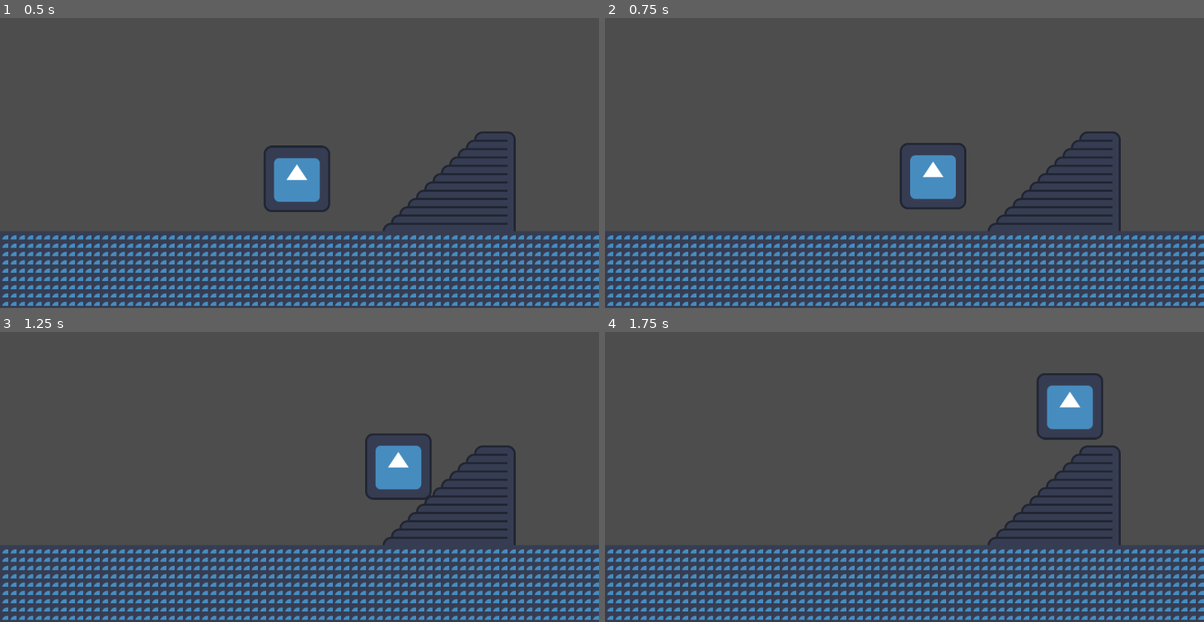
Above: before the commit, frames 1-4 (two rows, left to right).
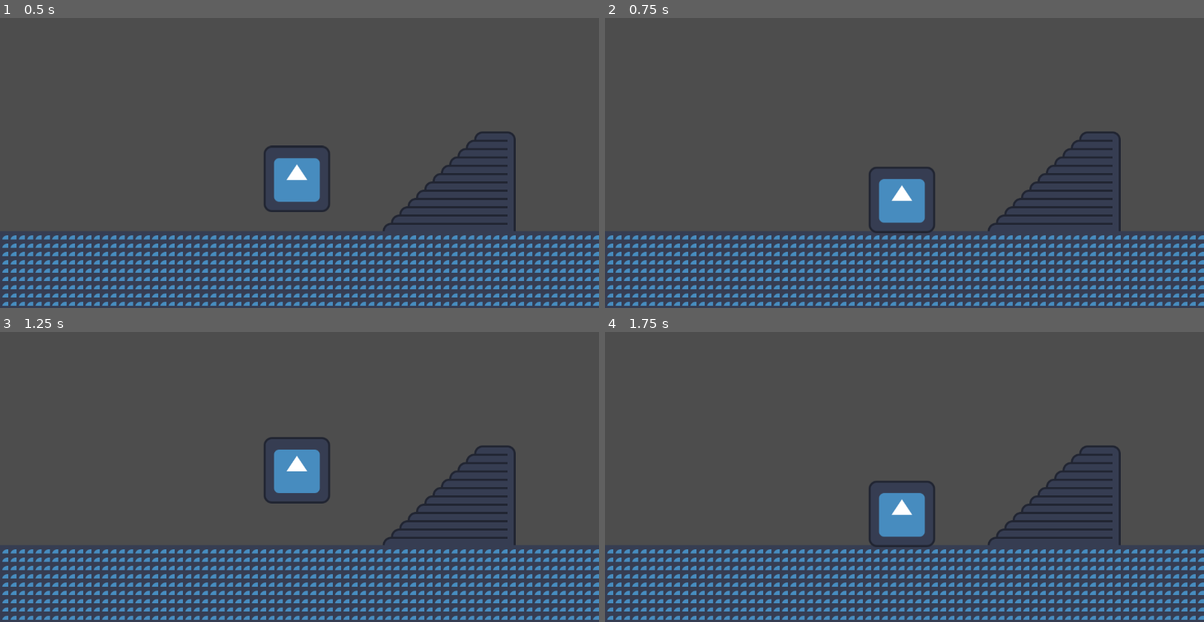
Above: after the commit, the same moments.

Repository: anilbeter/godot-tutos
Game: Godot game, scene res://scenes/intro.tscn
The game is run twice, just before and just after one commit, with the same random seed, the same clock (stepped at 60 frames per second) and the same inputs. The engine's default icon, where the game draws it, is replaced by a stand-in: a white triangle on a blue panel in a dark square.
Inputs:
- Up to frame 1 (0.5 s): no input
- Up to frame 2 (0.75 s): tap Enter (ui_accept) at 0.5, 0.6 s; hold Right (ui_right) from 0.53 s (still down)
- Up to frame 3 (1.25 s): keep holding Right (ui_right); tap Space (jump, bound only after the commit) at 0.77, 0.8, 1.07 s
- Up to frame 4 (1.75 s): keep holding Right (ui_right); tap Space (jump, bound only after the commit) at 1.35, 1.52 s; tap Enter (ui_accept) at 1.55 s

Frame 1 is identical in both runs. In frame 2, 2.5% of the frame differs, in the area x 44-61%, y 43-75%; in frame 3, 3.0%; in frame 4, 3.0%, in the area x 44-84%, y 14-75%.

Commit message:
add custom input map

Diff:
--- a/project.godot
+++ b/project.godot
@@ -18,3 +18,21 @@
 [dotnet]
 
 project/assembly_name="AReallyCoolGame"
+
+[input]
+
+jump={
+"deadzone": 0.5,
+"events": [Object(InputEventKey,"resource_local_to_scene":false,"resource_name":"","device":-1,"window_id":0,"alt_pressed":false,"shift_pressed":false,"ctrl_pressed":false,"meta_pressed":false,"pressed":false,"keycode":0,"physical_keycode":32,"key_label":0,"unicode":32,"location":0,"echo":false,"script":null)
+]
+}
+move_right={
+"deadzone": 0.5,
+"events": [Object(InputEventKey,"resource_local_to_scene":false,"resource_name":"","device":-1,"window_id":0,"alt_pressed":false,"shift_pressed":false,"ctrl_pressed":false,"meta_pressed":false,"pressed":false,"keycode":0,"physical_keycode":68,"key_label":0,"unicode":100,"location":0,"echo":false,"script":null)
+]
+}
+move_left={
+"deadzone": 0.5,
+"events": [Object(InputEventKey,"resource_local_to_scene":false,"resource_name":"","device":-1,"window_id":0,"alt_pressed":false,"shift_pressed":false,"ctrl_pressed":false,"meta_pressed":false,"pressed":false,"keycode":0,"physical_keycode":65,"key_label":0,"unicode":97,"location":0,"echo":false,"script":null)
+]
+}
--- a/scripts/player.gd
+++ b/scripts/player.gd
@@ -11,12 +11,12 @@
 		velocity += get_gravity() * delta
 
 	# Handle jump.
-	if Input.is_action_just_pressed("ui_accept") and is_on_floor():
+	if Input.is_action_just_pressed("jump") and is_on_floor():
 		velocity.y = JUMP_VELOCITY
 
 	# Get the input direction and handle the movement/deceleration.
 	# As good practice, you should replace UI actions with custom gameplay actions.
-	var direction := Input.get_axis("ui_left", "ui_right")
+	var direction := Input.get_axis("move_left", "move_right")
 	if direction:
 		velocity.x = direction * SPEED
 	else:
